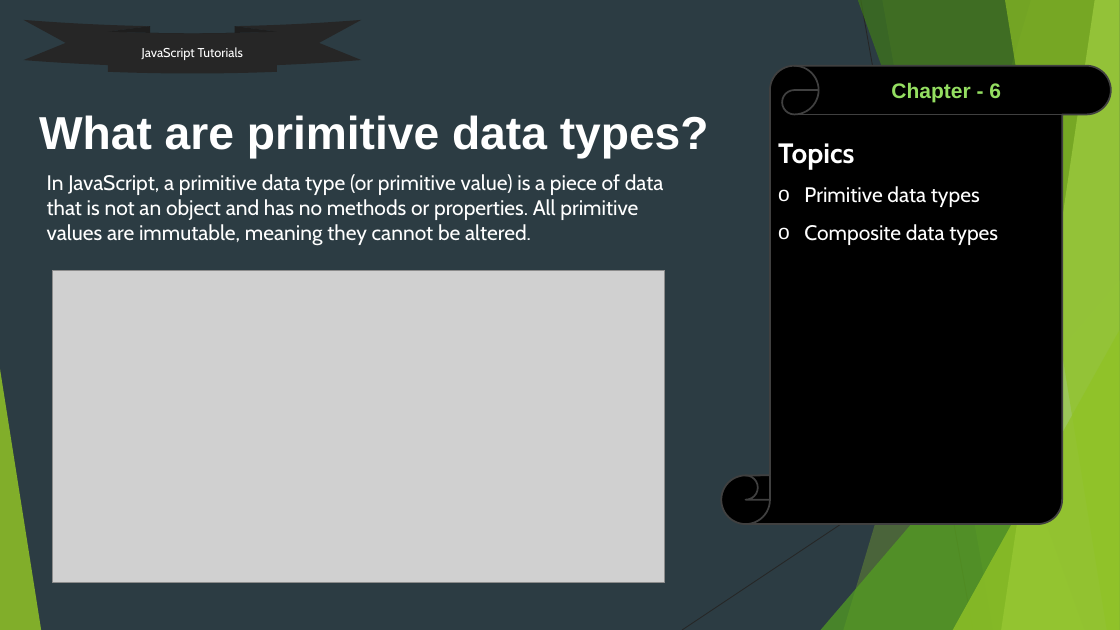
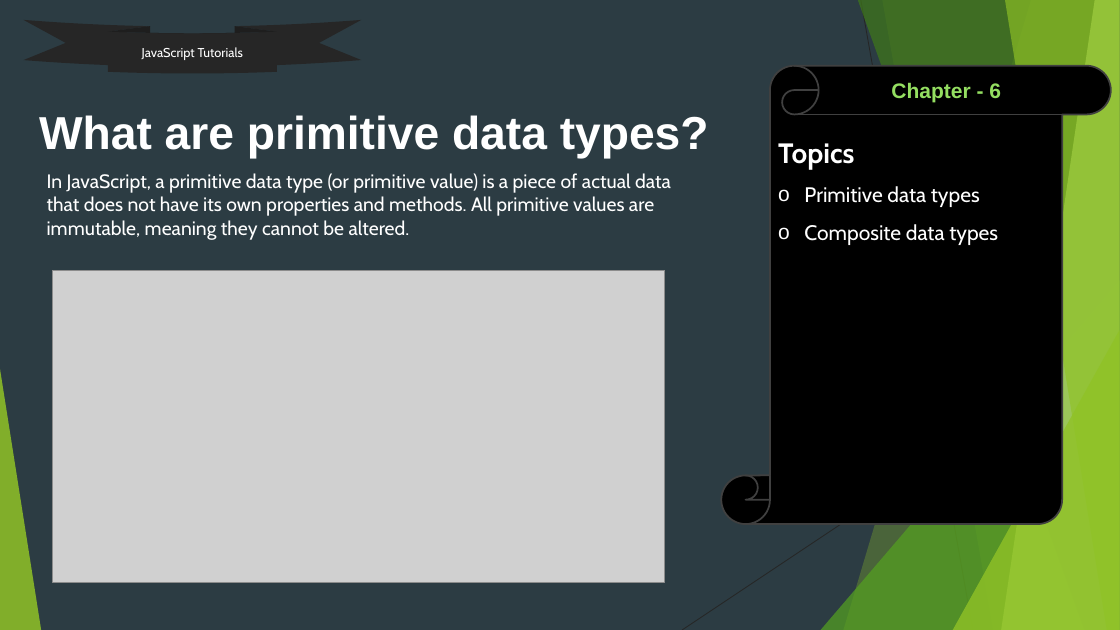
Before and after one commit to uidhtml/javascript-tutorials, a slide deck: slide 27 of Javascript Tutorials.pptx. Drawn at 1120x630 pixels with LibreOffice and Linux fonts; fonts in the diff are those of the drawing; grey boxes stand for pictures. Boxes give left, top, right and bottom in pixels: in the first picture for what was removed or moved away, otherwise in the second. Text is boxed around its words. In the diff, an @@ line names an element or a change of style, - is before the commit and + after.

```diff
--- a/Javascript Tutorials.pptx
+++ b/Javascript Tutorials.pptx
@@ text at [47, 173, 671, 240]: text changed; size 18 to 16.6 pt @@
-In JavaScript, a primitive data type (or primitive value) is a piece of data that is not an object and has no methods or properties. All primitive values are immutable, meaning they cannot be altered.
+In JavaScript, a primitive data type (or primitive value) is a piece of actual data that does not have its own properties and methods. All primitive values are immutable, meaning they cannot be altered.
```
Also in this commit, not shown: 6 other slides changed, 17 other files.
